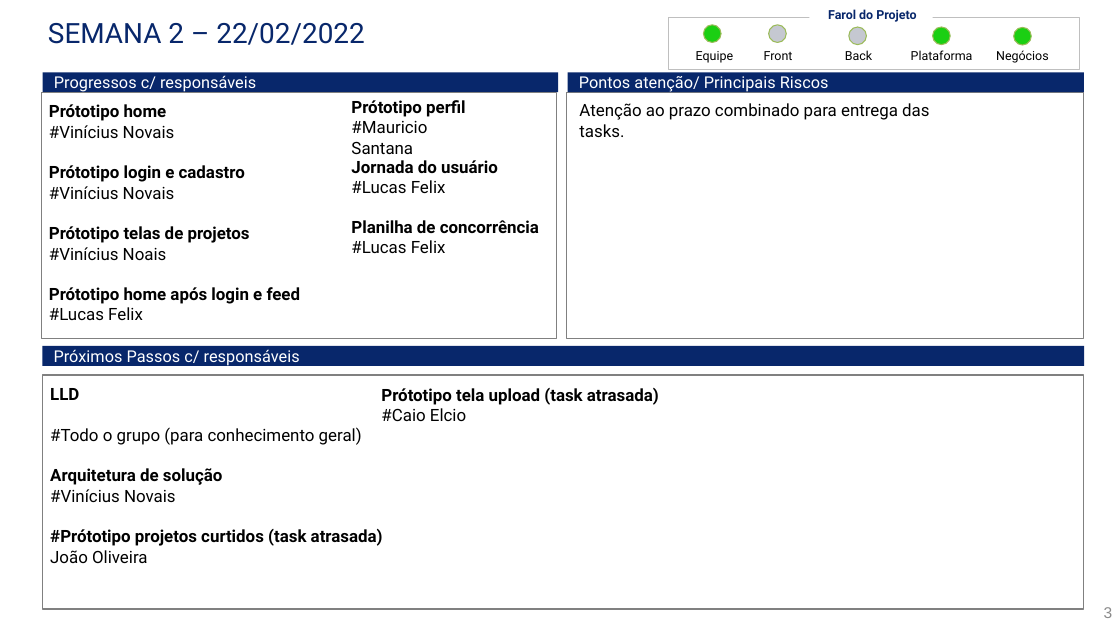
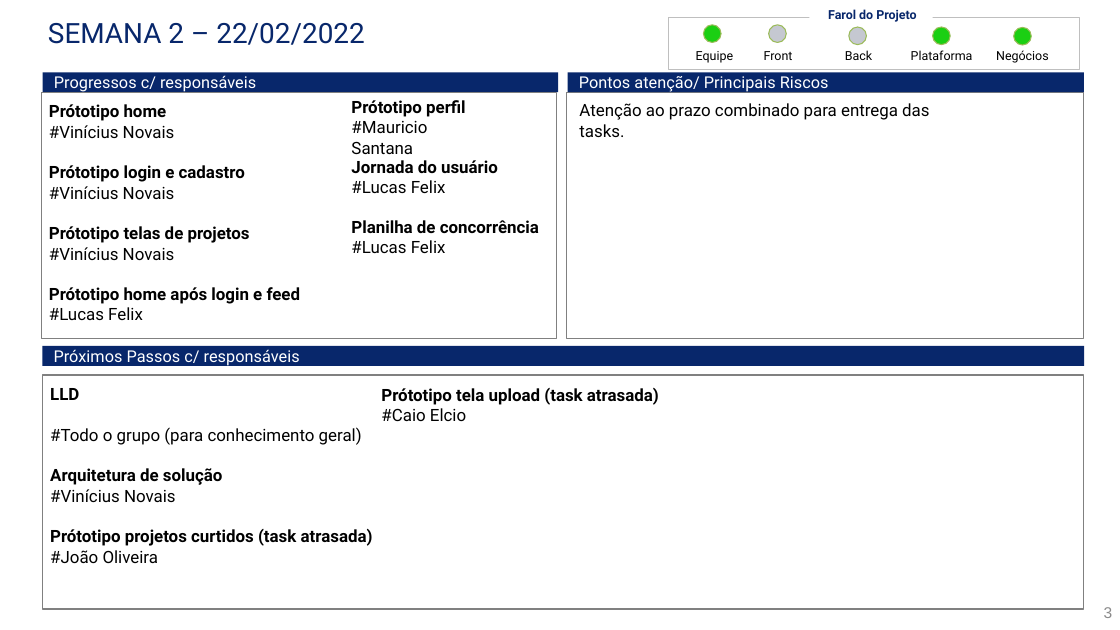
Before and after one commit to Caio-Elcio/2WORK-Mobile, a slide deck: slide 3 of Documentos/Status Report/StatusReport.pptx. Drawn at 1120x630 pixels with LibreOffice and Linux fonts; fonts in the diff are those of the drawing. Boxes give left, top, right and bottom in pixels: in the first picture for what was removed or moved away, otherwise in the second. Text is boxed around its words. In the diff, an @@ line names an element or a change of style, - is before the commit and + after.

```diff
--- a/Documentos/Status Report/StatusReport.pptx
+++ b/Documentos/Status Report/StatusReport.pptx
@@ text in rectangle at (49, 247, 175, 260): text changed @@
-  #Vinícius Noais
+  #Vinícius Novais
@@ text in rectangle at (50, 529, 373, 563): text changed @@
-  #Prótotipo projetos curtidos (task atrasada)
-  João Oliveira
+  Prótotipo projetos curtidos (task atrasada)
+  #João Oliveira
```
Also in this commit, not shown: 1 other slide changed.
